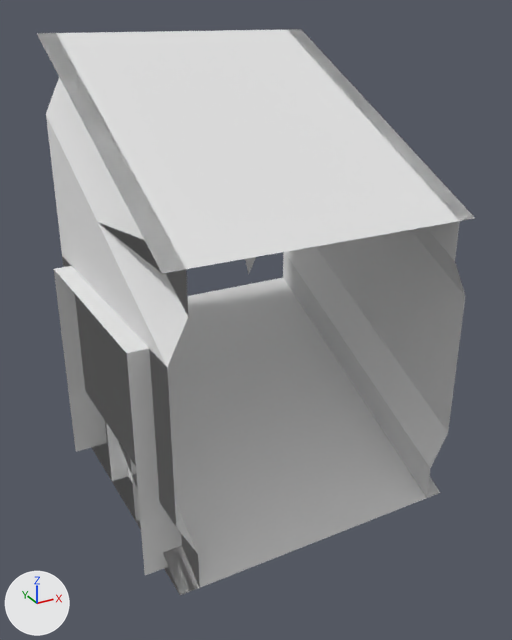
Renders of the Blender file Assets/Model/ship modules.blend from each side of a commit.
One viewpoint serves both versions: a 50 mm camera at (-4.27, -7.97, 6.29) aimed at (0.08, -0.07, 2.34). The lights are fixed; the arrows at lower left show +X, +Y and +Z.

Before the edit, the objects in view are built like this:
```python
me_plane_002 = bpy.data.meshes.new('Plane.002')
me_plane_002.from_pydata(...)  # 16 vertices, 7 faces; spans x -2.0..-1.75, y -2.0..2.0, z 0.0..4.0
me_plane_002.materials.append(mat_material_001)  # its picture is missing
me_plane_010 = bpy.data.meshes.new('Plane.010')
me_plane_010.from_pydata(...)  # 32 vertices, 19 faces; spans x -2.25..-1.75, y -2.0..2.0, z 0.0..4.0
me_plane_010.materials.append(mat_material_001)  # its picture is missing
# before: 24 (-2.25, -1.5, 0.0) at pixel (144, 575), 26 (-2.25, -1.5, 3.0) at pixel (126, 353), 28 (-2.25, -1.5, 1.0) at pixel (139, 508), 30 (-2.25, -1.5, 0.5) at pixel (142, 543)
# before: 25 (-2.25, 1.5, 0.0) at pixel (75, 451), 27 (-2.25, 1.5, 3.0) at pixel (53, 268), 29 (-2.25, 1.5, 1.0) at pixel (68, 395), 31 (-2.25, 1.5, 0.5) at pixel (72, 424)
me_plane_013 = bpy.data.meshes.new('Plane.013')
me_plane_013.from_pydata(...)  # 16 vertices, 7 faces; spans x -2.0..-1.75, y -2.0..2.0, z 0.0..6.0
me_plane_013.materials.append(mat_material_001)  # its picture is missing
ob_doorway = bpy.data.objects.new('Doorway', me_plane_010)
ob_doorway.location = (0.0, 0.0, 0.0)
ob_wall = bpy.data.objects.new('Wall', me_plane_002)
ob_wall.location = (0.0, 0.0, 0.0)
ob_wall_slant = bpy.data.objects.new('Wall Slant', me_plane_013)
ob_wall_slant.location = (0.0, 0.0, 0.0)
# also in view: 'Floor' at (0.0, 0.0, 0.0); 'Floor Slant' at (0.0, 0.0, 1.0); 'Vent Entrance' at (-1.88, 0.0, 2.0); 'Ceiling Slant' at (0.0, 0.0, 5.0); 'Wall Slant 2' at (1.88, 0.0, 3.0)
```
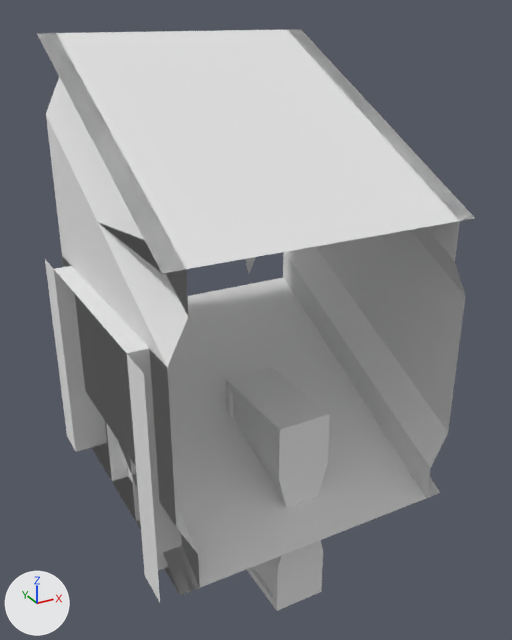
Commit message: Door stuff

Diff of the bpy script that builds the scene:
```diff
--- a/Assets/Model/ship modules.blend.py
+++ b/Assets/Model/ship modules.blend.py
@@ me_plane_010 @@
 me_plane_010.from_pydata(...)  # 32 vertices, 19 faces; spans x -2.25..-1.75, y -2.0..2.0, z 0.0..4.0
 # used by ob_doorway; location = (0.0, 0.0, 0.0)
 # verts and faces of me_plane_010; kept vertices keep their numbers, new ones are numbered from 32
+# me_plane_010 part 1
+for new, old in zip([*range(36, 40)], [24, 26, 28, 30]): verts[new] = verts[old] + (0.0, -0.5, 0.0)
+faces += [(28, 30, 39, 38), (26, 28, 38, 37), (24, 36, 39, 30)]
+# me_plane_010 part 2
+for new, old in zip([*range(32, 36)], [25, 27, 29, 31]): verts[new] = verts[old] + (0.0, 0.5, 0.0)
+faces += [(29, 34, 35, 31), (27, 33, 34, 29), (25, 31, 35, 32)]
 me_plane_010.materials.append(mat_material_001)
@@ me_cube_001 @@
+me_cube_001.from_pydata(...)  # 88 vertices, 88 faces; spans x -0.38..0.38, y -1.5..0.5, z -1.5..1.5
+me_cube_001.materials.append(mat_material_001)  # its picture is missing
@@ ob_door @@
+ob_door = bpy.data.objects.new('Door', me_cube_001)
+ob_door.location = (0.0, 0.0, 0.0)
```

What differs and where, as boxes (x1, y1, x2, y2) in the pictures (512 x 640 px):
'Doorway', reshaped
    before: (54, 261, 200, 588)
    after: (45, 259, 199, 602)
'Door', added
    after: (226, 367, 330, 611)
part 1 of me_plane_010, added
    after: (127, 354, 160, 602)
part 2 of me_plane_010, added
    after: (45, 259, 76, 451)
